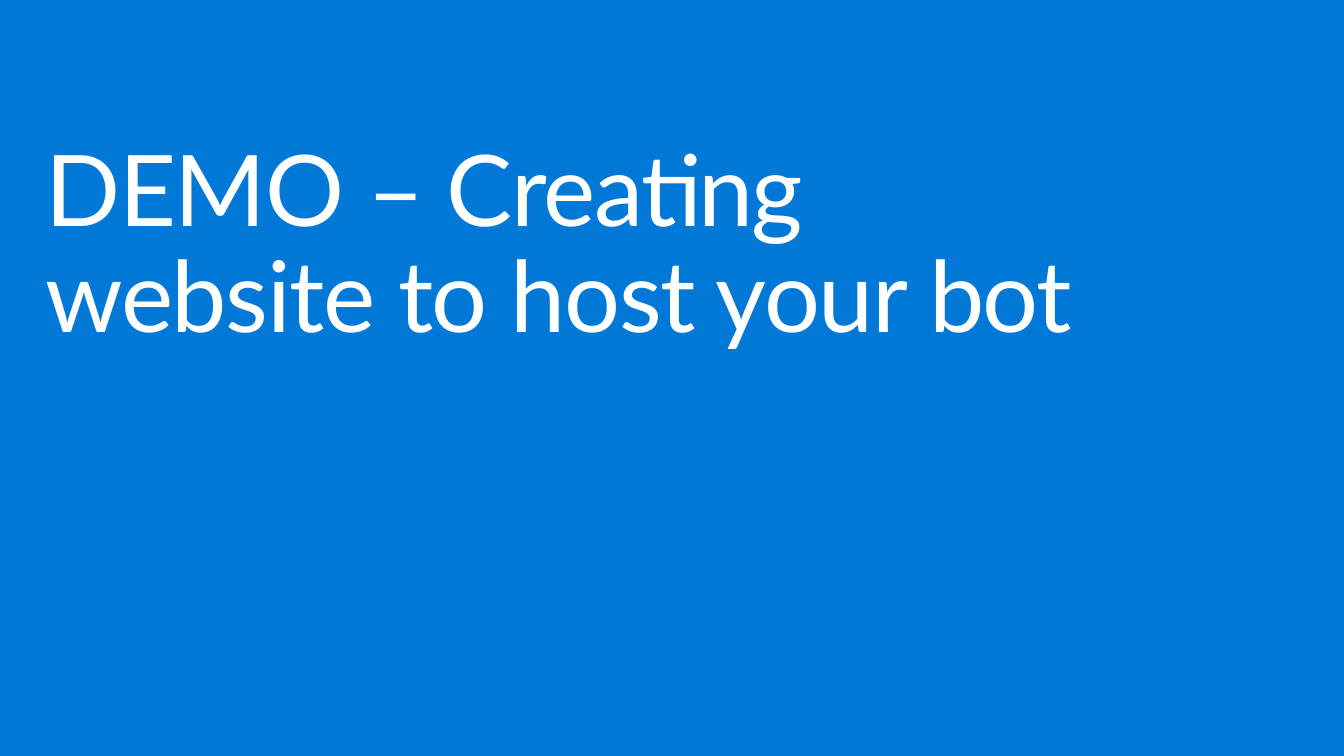
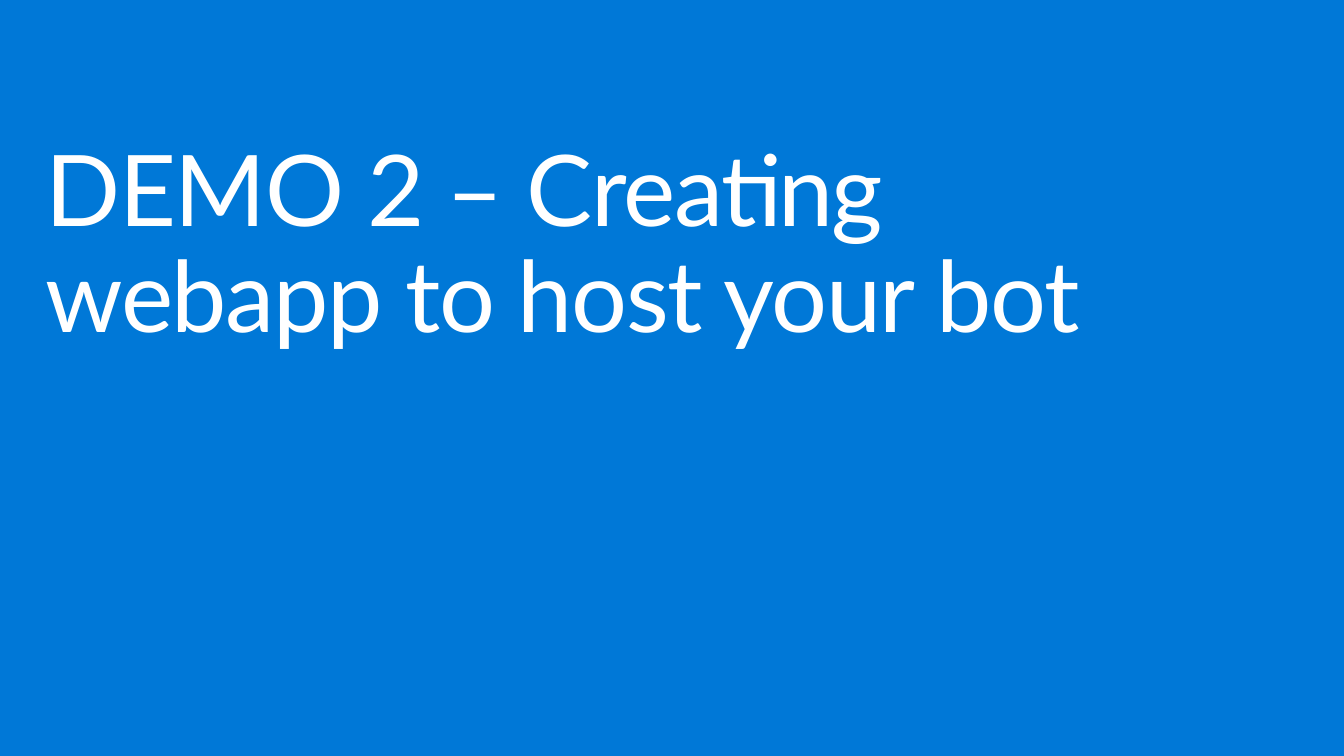
Before and after one commit to lcarli/BotsHOL, a slide deck: slide 14 of Creating you first bot.pptx. Drawn at 1344x756 pixels with LibreOffice and Linux fonts; fonts in the diff are those of the drawing; background and template pictures are left out. Boxes give left, top, right and bottom in pixels: in the first picture for what was removed or moved away, otherwise in the second. Text is boxed around its words. In the diff, an @@ line names an element or a change of style, - is before the commit and + after.

```diff
--- a/Creating you first bot.pptx
+++ b/Creating you first bot.pptx
@@ title at box(45, 153, 1079, 349): text changed @@
-DEMO – Creating website to host your bot
+DEMO 2 – Creating webapp to host your bot
```
Also in this commit, not shown: 1 other slide changed, 1 other file.
